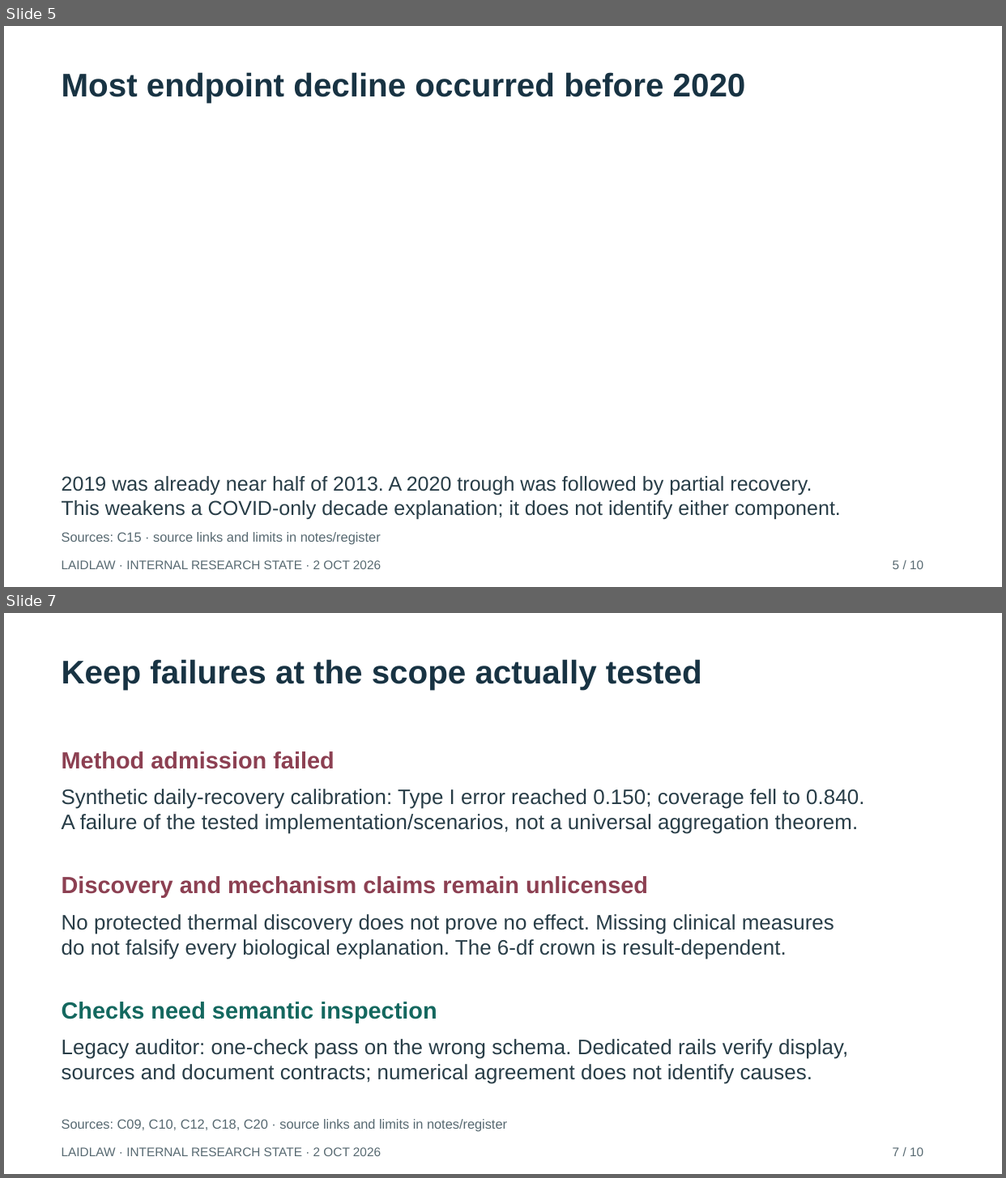
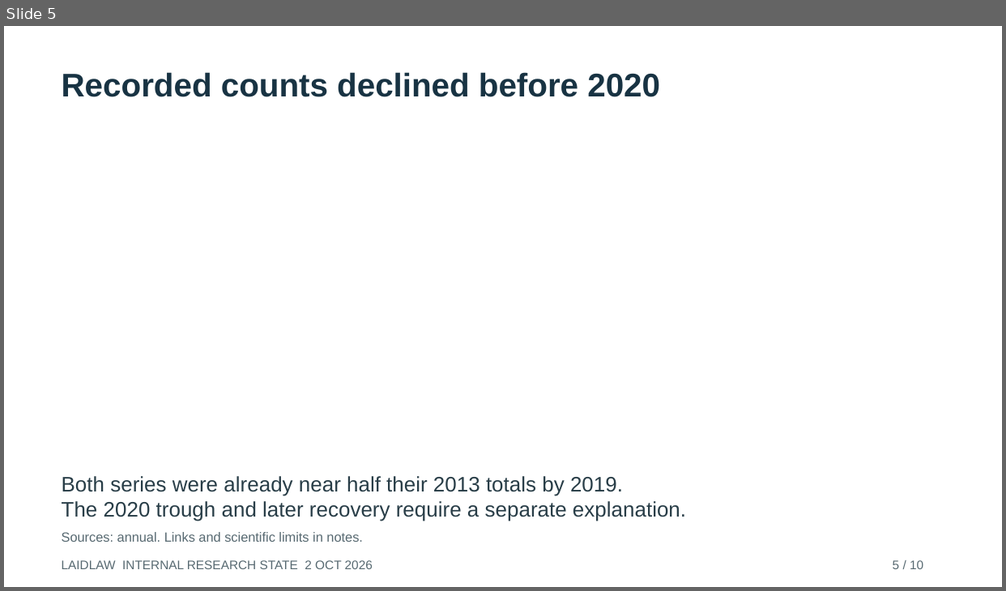
Before and after one commit to bobshenruililin/Laidlaw-Heat-Project, a slide deck: reports/auto_research/2026-10-02/Research_State_Briefing.pptx. Shown one above the other, each under a label of ours: slides 5 and 7 before the commit, slide 5 after it; the slides between them are not shown. The pictures are 1006x1178 and 1006x591 pixels, drawn with LibreOffice and Linux fonts; fonts in the diff are those of the drawing. Boxes give left, top, right and bottom in pixels: in the first picture for what was removed or moved away, otherwise in the second. Text is boxed around its words. In the diff, an @@ line names an element or a change of style, - is before the commit and + after.

```diff
--- a/reports/auto_research/2026-10-02/Research_State_Briefing.pptx
+++ b/reports/auto_research/2026-10-02/Research_State_Briefing.pptx
@@ slide 7 removed at (4,613,1002,1174), background #FFFFFF @@
@@ text removed at (62,659,702,690) @@
-Keep failures at the scope actually tested
@@ text removed at (62,752,334,769) @@
-Method admission failed
@@ text removed at (62,789,864,834) @@
-Synthetic daily-recovery calibration: Type I error reached 0.150; coverage fell to 0.840.
-A failure of the tested implementation/scenarios, not a universal aggregation theorem.
@@ text removed at (62,876,648,897) @@
-Discovery and mechanism claims remain unlicensed
@@ text removed at (62,914,834,960) @@
-No protected thermal discovery does not prove no effect. Missing clinical measures
-do not falsify every biological explanation. The 6-df crown is result-dependent.
@@ text removed at (62,1002,437,1023) @@
-Checks need semantic inspection
@@ text removed at (62,1039,848,1084) @@
-Legacy auditor: one-check pass on the wrong schema. Dedicated rails verify display,
-sources and document contracts; numerical agreement does not identify causes.
@@ text removed at (62,1119,507,1132) @@
-Sources: C09, C10, C12, C18, C20 · source links and limits in notes/register
@@ text removed at (62,1148,381,1157) @@
-LAIDLAW · INTERNAL RESEARCH STATE · 2 OCT 2026
@@ text removed at (893,1148,923,1157) @@
-7 / 10
@@ slide 5 changed as well @@
@@ text at (62,72,660,97): text changed @@
-Most endpoint decline occurred before 2020
+Recorded counts declined before 2020
@@ text at (62,476,686,522): text changed; size 19.5 to 20.2 pt @@
-2019 was already near half of 2013. A 2020 trough was followed by partial recovery.
-This weakens a COVID-only decade explanation; it does not identify either component.
+Both series were already near half their 2013 totals by 2019.
+The 2020 trough and later recovery require a separate explanation.
@@ text at (62,532,363,542): text changed @@
-Sources: C15 · source links and limits in notes/register
+Sources: annual. Links and scientific limits in notes.
@@ text at (62,561,373,570): text changed @@
-LAIDLAW · INTERNAL RESEARCH STATE · 2 OCT 2026
+LAIDLAW INTERNAL RESEARCH STATE 2 OCT 2026
```
Also in this commit, not shown: 3 other slides changed, 6 slides added, 5 other slides removed, 49 other files.
